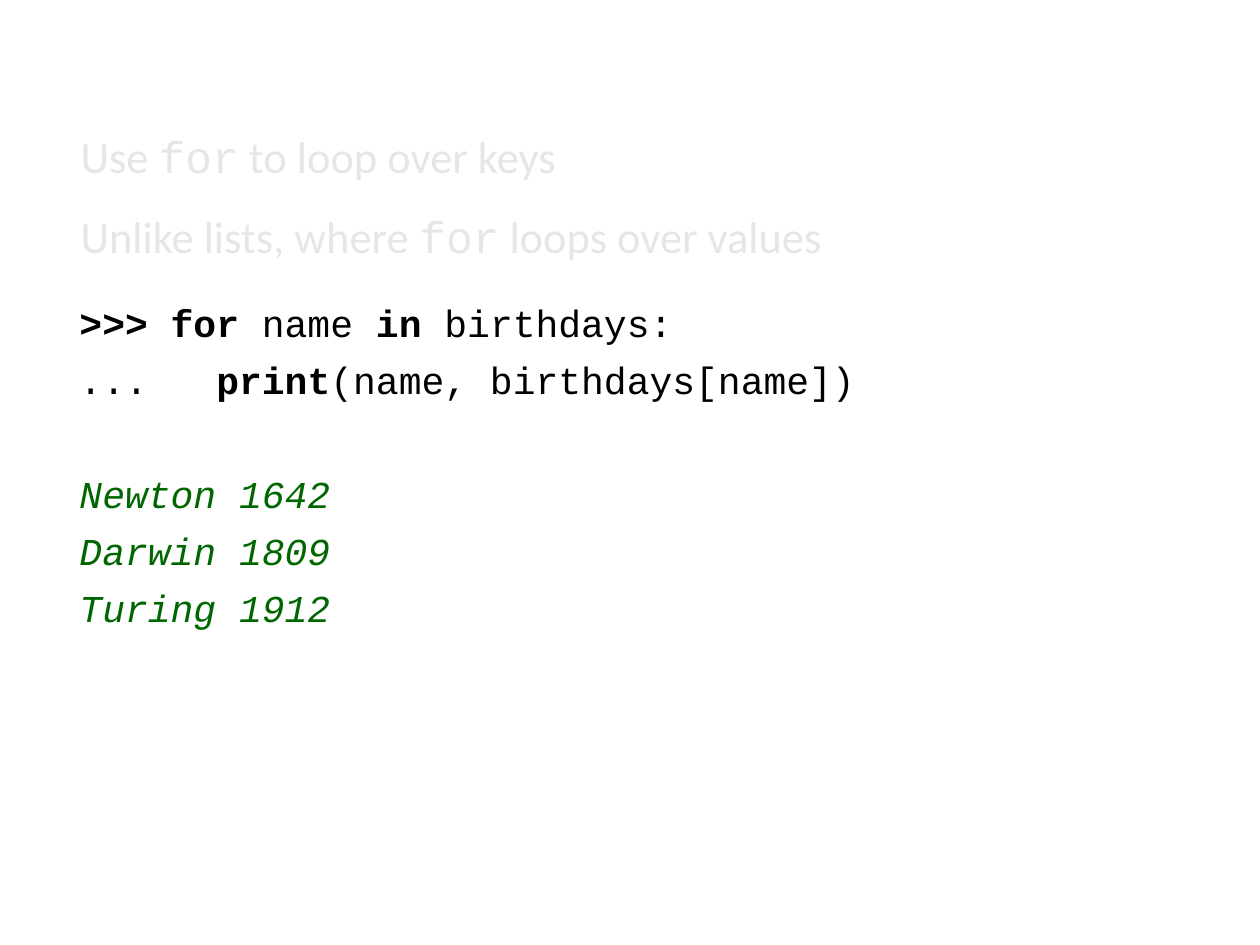
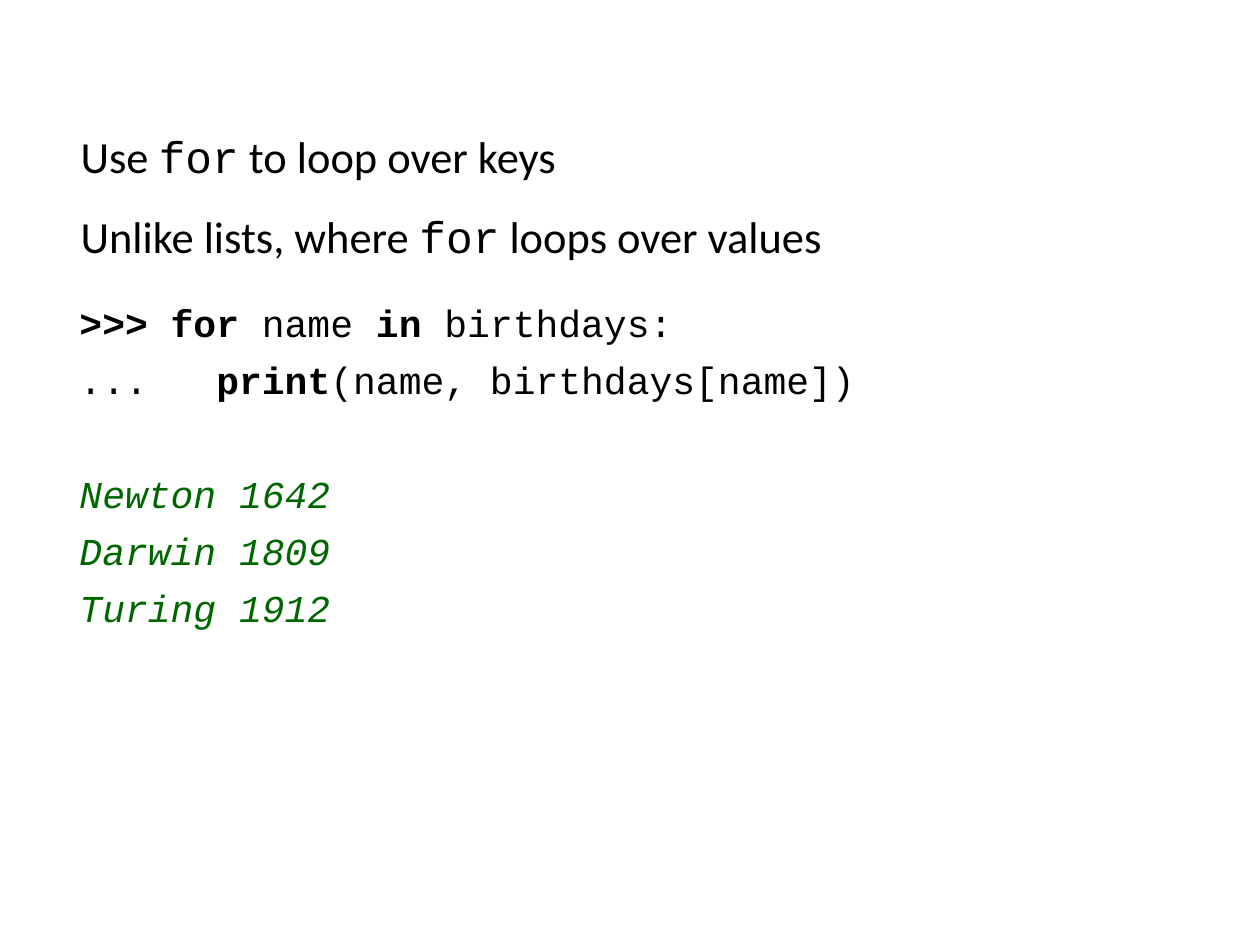
Before and after one commit to ncasuk/ncas-isc, a slide deck: slide 17 of python/presentations/learning_python/11_ceda-sets__dicts.pptx (slide 36 before the commit). Drawn at 1260x945 pixels with LibreOffice and Linux fonts; fonts in the diff are those of the drawing; background and template pictures are left out. Boxes give left, top, right and bottom in pixels: in the first picture for what was removed or moved away, otherwise in the second. Text is boxed around its words. In the diff, an @@ line names an element or a change of style, - is before the commit and + after.

```diff
--- a/python/presentations/learning_python/11_ceda-sets__dicts.pptx
+++ b/python/presentations/learning_python/11_ceda-sets__dicts.pptx
@@ text "Use for to loop over ..." at (81, 142, 822, 261): text colour #E7E6E6 to #000000 @@
```
Also in this commit, not shown: 6 other slides changed, 21 slides removed, 1 other file.
